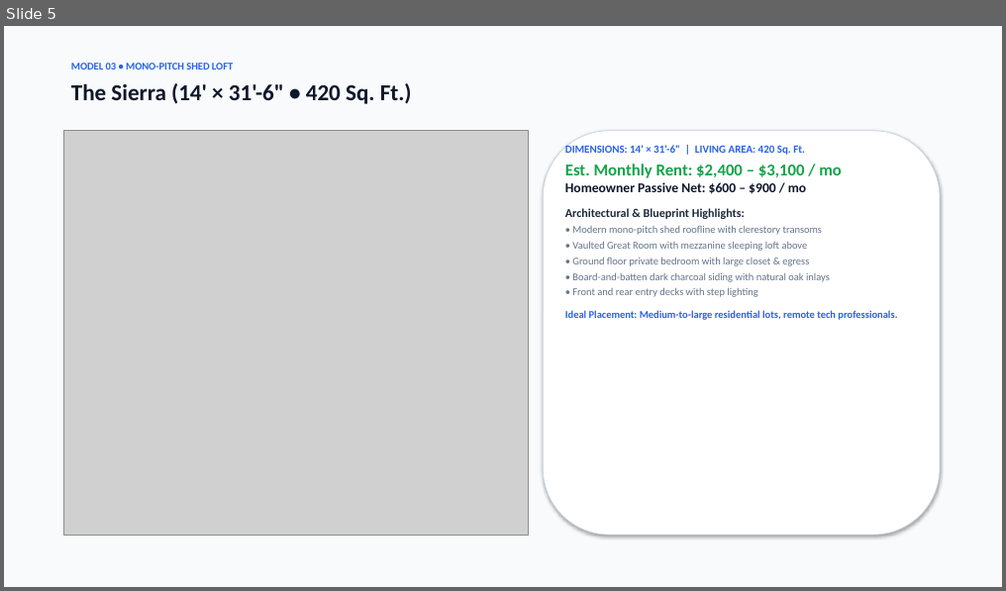
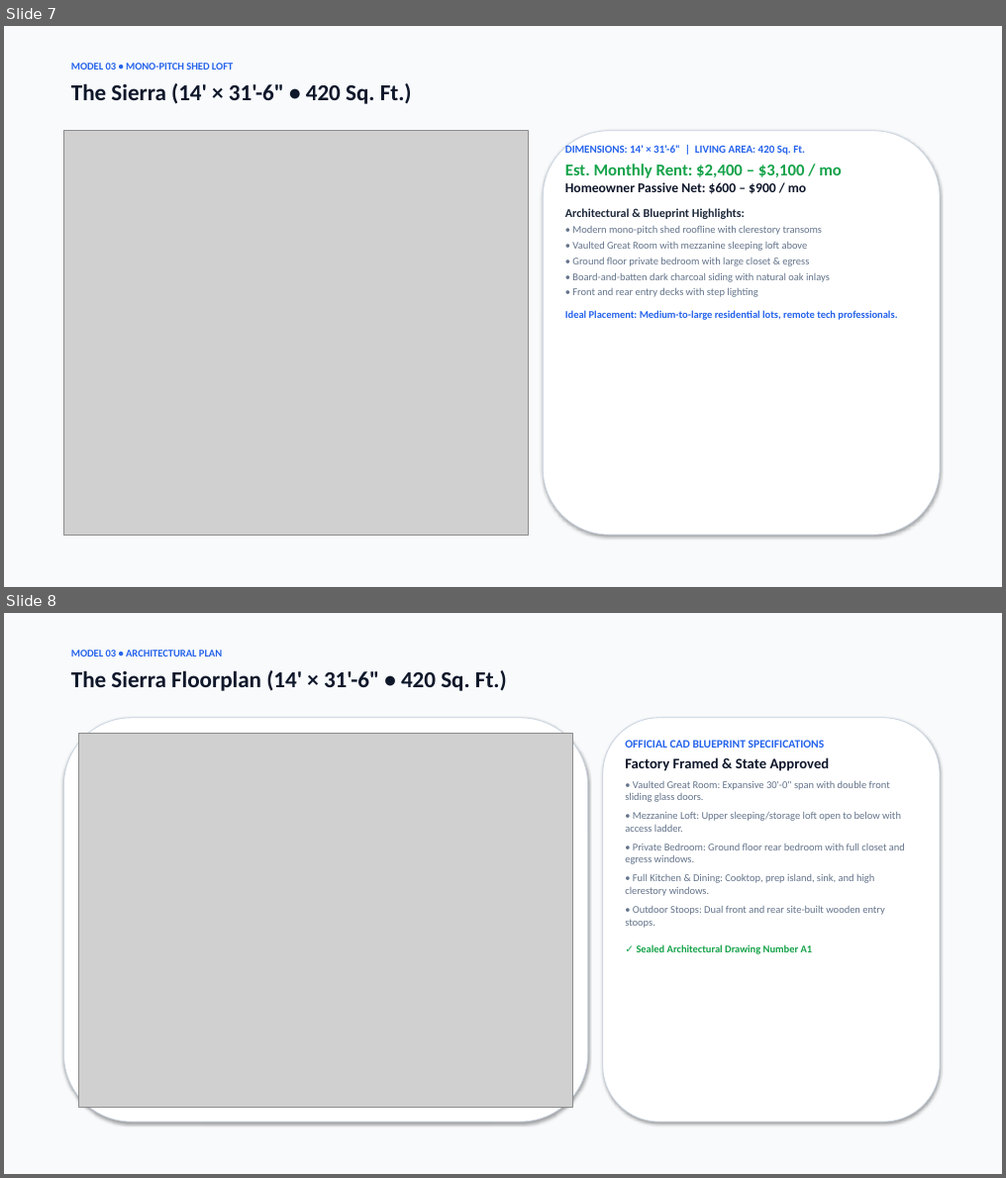
Before and after one commit to ricomiller23/restricted-securities-sourcing, a slide deck: haas-adu-configurator/public/downloads/S2A_Modular_ADU_HaaS_Portfolio.pptx. Shown one above the other, each under a label of ours: slide 5 before the commit, slides 7 and 8 after it. The pictures are 1006x591 and 1006x1178 pixels, drawn with LibreOffice and Linux fonts; fonts in the diff are those of the drawing; grey boxes stand for pictures. Boxes give left, top, right and bottom in pixels: in the first picture for what was removed or moved away, otherwise in the second. Text is boxed around its words. In the diff, an @@ line names an element or a change of style, - is before the commit and + after.

Commit message:
feat: integrate official CAD floorplans and full blueprint sheets into visualizer, decks, and gallery

```diff
--- a/haas-adu-configurator/public/downloads/S2A_Modular_ADU_HaaS_Portfolio.pptx
+++ b/haas-adu-configurator/public/downloads/S2A_Modular_ADU_HaaS_Portfolio.pptx
@@ slide 8 added at (4,613,1002,1174), background #FFFFFF @@
@@ rectangle added at (4,613,1002,1174), fill #F8FAFC @@
@@ text added at (71,650,222,657), 10 pt, text #2563EB, bold @@
+MODEL 03 • ARCHITECTURAL PLAN
@@ text added at (71,670,507,691), 22 pt, text #0F172A, bold @@
+The Sierra Floorplan (14' × 31'-6" • 420 Sq. Ft.)
@@ rounded rectangle added at (63,718,588,1122), fill #FFFFFF, outline #CBD5E1 0.75 pt @@
@@ rounded rectangle added at (603,718,940,1122), fill #FFFFFF, outline #CBD5E1 0.75 pt @@
@@ picture added at (79,733,573,1107) @@
@@ text added at (625,740,905,955), 10 pt, text #64748B @@
+OFFICIAL CAD BLUEPRINT SPECIFICATIONS
+Factory Framed & State Approved
+• Vaulted Great Room: Expansive 30'-0" span with double front sliding glass doors.
+• Mezzanine Loft: Upper sleeping/storage loft open to below with access ladder.
+• Private Bedroom: Ground floor rear bedroom with full closet and egress windows.
+• Full Kitchen & Dining: Cooktop, prep island, sink, and high clerestory windows.
+• Outdoor Stoops: Dual front and rear site-built wooden entry stoops.
+✓ Sealed Architectural Drawing Number A1
@@ what was slide 5 is now slide 7 @@
```
Also in this commit, not shown: 2 slides changed, 4 other slides added, 14 other files.
